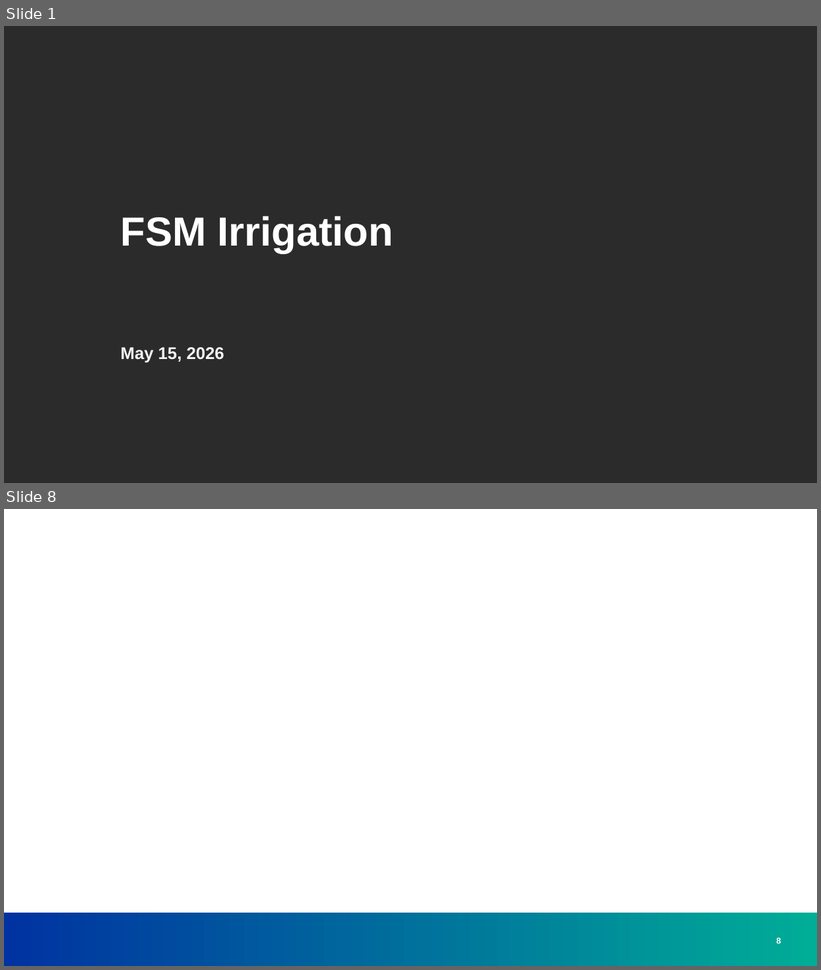
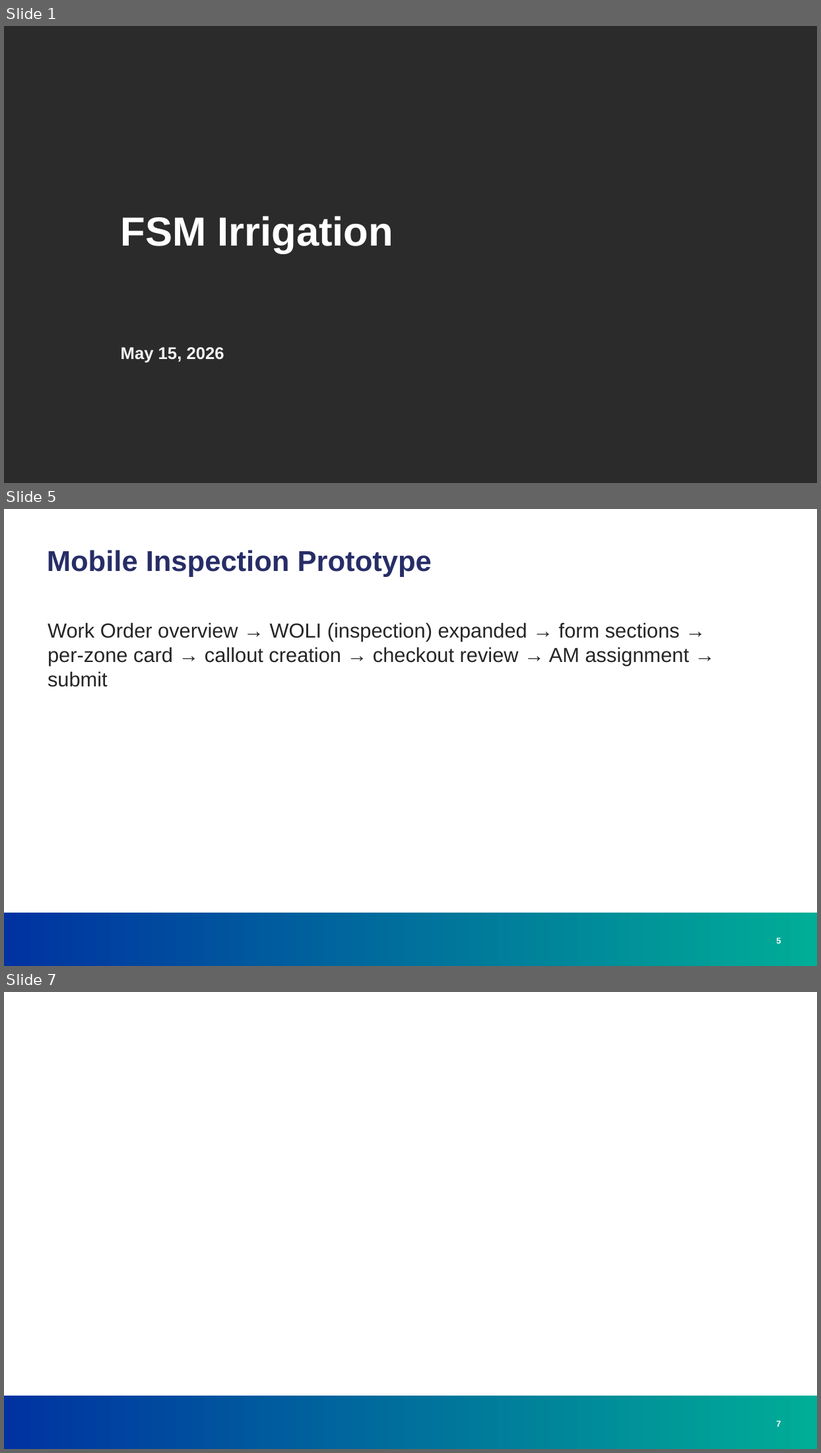
Before and after one commit to greg-e/irrigation, a slide deck: fsm_irrigation.pptx. Shown one above the other, each under a label of ours: slides 1 and 8 before the commit, slides 1, 5 and 7 after it; the slides between them are not shown. The pictures are 821x970 and 821x1453 pixels, drawn with LibreOffice and Linux fonts; fonts in the diff are those of the drawing; background and template pictures are left out; a plain dark background stands for a picture behind light text. Boxes give left, top, right and bottom in pixels: in the first picture for what was removed or moved away, otherwise in the second. Text is boxed around its words. In the diff, an @@ line names an element or a change of style, - is before the commit and + after.

Commit message:
Update irrigation prototypes and requirements

```diff
--- a/fsm_irrigation.pptx
+++ b/fsm_irrigation.pptx
@@ slide 5 added at [4, 509, 817, 966], background #FFFFFF; not listed: 1 template element that a slide beside it also shows @@
@@ title added at [47, 550, 432, 577], 34 pt, text #272D67, bold @@
+Mobile Inspection Prototype
@@ text added at [48, 623, 689, 687], 24 pt, text #252525 @@
+Work Order overview → WOLI (inspection) expanded → form sections → per-zone card → callout creation → checkout review → AM assignment → submit
@@ page number added at [776, 938, 781, 944], 10 pt, text #FFFFFF, bold @@
+5
@@ what was slide 8 is now slide 7 @@
@@ page number at [776, 1421, 781, 1427]: text changed @@
-8
+7
```
Also in this commit, not shown: 1 slide changed, 3 other slides added, 5 slides removed, 25 other files.
